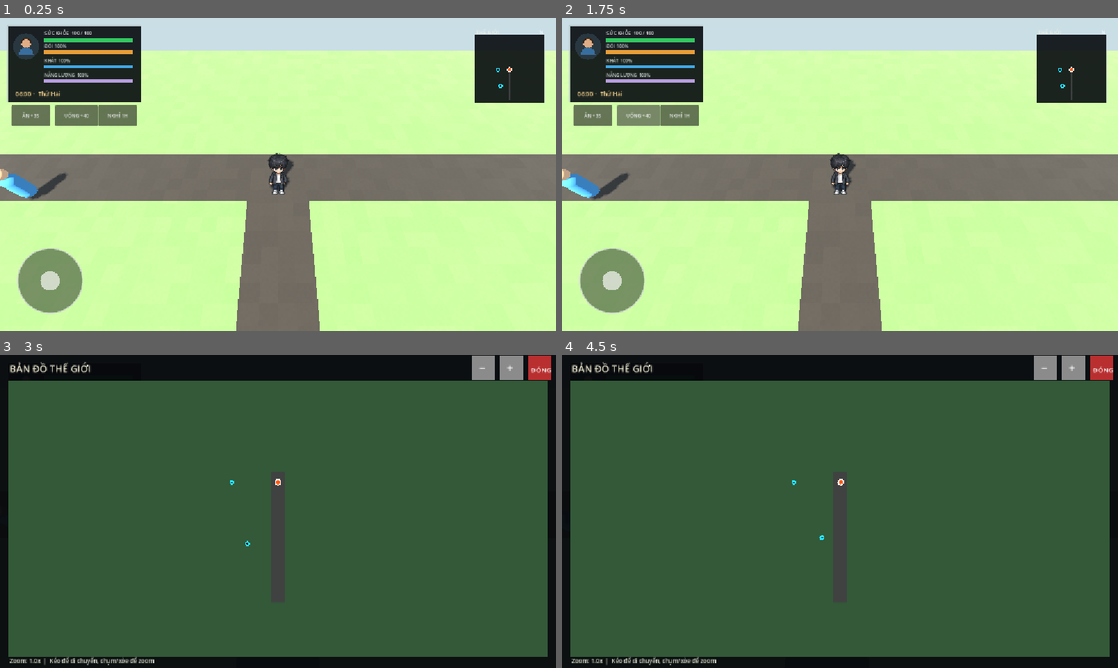
Above: before the commit, frames 1-4 (two rows, left to right).
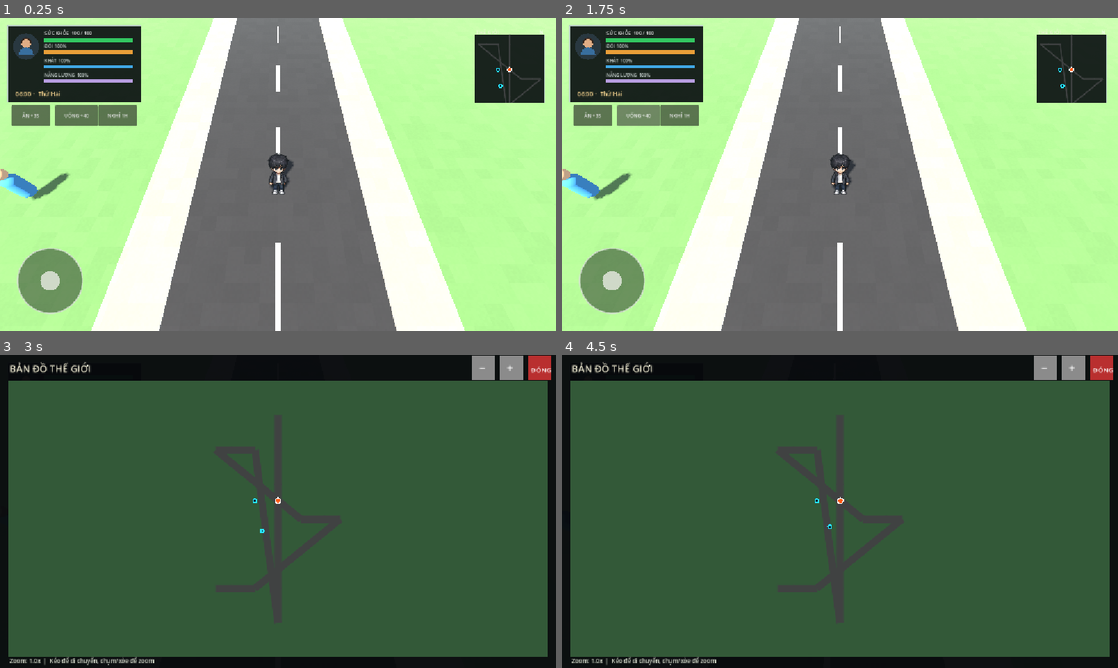
Above: after the commit, the same moments.

Repository: aohmn/GameDemo
Game: Godot game, scene res://scenes/boot/boot.tscn
Two runs of this game, one before a commit and one after it. Both use one fixed random seed, a clock stepped at 60 frames per second and the inputs below.
Inputs (mouse positions are in pixels of both pictures, inside the frame that each line leads up to):
- Up to frame 1 (0.25 s): no input
- Up to frame 2 (1.75 s): click "ĂN +35" at 0.5 s; click "UỐNG +40" at 1.25 s
- Up to frame 3 (3 s): click "NGHỈ 1H" at 2 s; tap Enter at 2.75 s; drag from (511, 401) to (333, 442) at 2.77 s
- Up to frame 4 (4.5 s): tap Space at 3.5 s; drag from (728, 527) to (812, 574) at 3.52 s; tap Enter at 4.25 s; move the mouse to (895, 442) at 4.27 s; hold Right (ui_right) from 4.28 s (still down)

The runs differ from the first frame. In frame 1, 49% of the frame differs, in the area x 0-100%, y 0-100%; in frame 2, 49%; in frame 3, less than 0.1%; in frame 4, less than 0.1%.

Commit message:
feat(world): MapLayout va dung hub khu dan cu pho chinh hem cut

Diff:
--- a/world/map/areas/hub_map_area.gd
+++ b/world/map/areas/hub_map_area.gd
@@ -1,61 +1,96 @@
-## HubMapArea — bản đồ trung tâm (khu dân cư), 40×40m.
-## Chỉ: nền + đường chính + đường dọc (RoadSpine) + lối chuyển sang Hồ câu.
-## Không có nhà, cây hay công trình khác.
+## HubMapArea — bản đồ trung tâm (khu dân cư), kích thước ~110m (x) x 120m (z).
+## Bố cục kiểu PHỐ CHÍNH + HẺM CỤT, dựng hoàn toàn dựa trên dữ liệu MapLayout.
+## Cung cấp: map_bounds, get_road_points(), get_buildings() (id -> door_point).
 extends MapArea
 class_name HubMapArea
 
+const HUB_LAYOUT_PATH: String = "res://world/map/data/hub_layout.tres"
+
+var _layout_res: MapLayout = null
+
+
+func _get_layout() -> MapLayout:
+	if _layout_res == null:
+		var res: Resource = load(HUB_LAYOUT_PATH)
+		if res is MapLayout:
+			_layout_res = res
+	return _layout_res
+
+
+func _init() -> void:
+	var layout := _get_layout()
+	if layout != null:
+		map_bounds = layout.bounds
+	else:
+		map_bounds = Rect2(-55.0, -60.0, 110.0, 120.0)
+
 
 func get_entry_point() -> Vector3:
-	return Vector3(0.0, 0.05, -8.0)
+	return Vector3(0.0, 0.08, -8.0)
 
 
 func get_spawn_points() -> Dictionary:
 	return {
-		"hub_entry": Vector3(0.0, 0.05, -8.0),
-		"from_lake": Vector3(0.0, 0.05, 8.5),
+		"hub_entry": Vector3(0.0, 0.08, -8.0),
+		"from_lake": Vector3(0.0, 0.08, 41.0),
 	}
 
 
 func get_road_points() -> Array[Vector2]:
+	# Đồ thị waypoints dẫn đường theo phố chính và 3 nhánh hẻm
 	return [
-		Vector2(0.0, -10.25), Vector2(0.0, -7.75),
-		Vector2(0.0, -8.0), Vector2(0.0, 2.0),
-		Vector2(0.0, 12.0), Vector2(0.0, 18.0),
+		# Phố chính (z từ -45 đến 45)
+		Vector2(0.0, -45.0),
+		Vector2(0.0, -30.0),
+		Vector2(0.0, -15.0),
+		Vector2(0.0, 0.0),
+		Vector2(0.0, 15.0),
+		Vector2(0.0, 30.0),
+		Vector2(0.0, 45.0),
+		# Hẻm 1 (z = -30, rẽ tây x < 0)
+		Vector2(-10.0, -30.0),
+		Vector2(-20.0, -30.0),
+		Vector2(-27.0, -30.0),
+		# Hẻm 2 (z = 0, rẽ đông x > 0)
+		Vector2(10.0, 0.0),
+		Vector2(20.0, 0.0),
+		Vector2(27.0, 0.0),
+		# Hẻm 3 (z = 30, rẽ tây x < 0)
+		Vector2(-10.0, 30.0),
+		Vector2(-20.0, 30.0),
+		Vector2(-27.0, 30.0),
 	]
 
 
+func get_buildings() -> Dictionary:
+	var result: Dictionary = {}
+	var layout := _get_layout()
+	if layout != null:
+		for building: BuildingSpec in layout.buildings:
+			result[building.id] = building.door_point
+	return result
+
+
 func build_content() -> void:
-	GroundBuilder.build([
-		{
-			"name": "HubGround",
-			"size": Vector3(40.0, 0.5, 40.0),
-			"position": Vector3(0.0, -0.25, 0.0),
-			"color": Color(0.36, 0.50, 0.30),
-		}
-	], self)
+	var layout := _get_layout()
+	if layout == null:
+		push_error("[HubMapArea] Thiếu dữ liệu hub_layout.tres!")
+		return
 
-	RoadBuilder.build([
-		{
-			"name": "RoadMain",
-			"size": Vector3(36.0, 0.10, 2.5),
-			"position": Vector3(0.0, 0.0, -9.0),
-			"color": Color(0.2, 0.19, 0.18),
-		},
-		{
-			"name": "RoadSpine",
-			"size": Vector3(2.5, 0.10, 26.0),
-			"position": Vector3(0.0, 0.0, 5.0),
-			"color": Color(0.2, 0.19, 0.18),
-		},
-	], self)
+	map_bounds = layout.bounds
 
-	TransitionBuilder.build([
-		{
-			"name": "ToLake",
-			"position": Vector3(0.0, 1.0, 4.0),
-			"size": Vector3(5.0, 3.0, 5.0),
-			"sign_text": "Hồ câu",
-			"dest_scene": "res://world/map/scenes/fishing_lake_map.tscn",
-			"dest_spawn": "from_hub",
-		},
-	], self, Callable(self, "_on_transition_entered"))
+	# 1. Dựng nền, lòng đường, vỉa hè, gờ lề và vạch kẻ từ MapLayout
+	RoadBuilder.build_from_layout(layout, self)
+
+	# 2. Dựng cổng chuyển map từ layout.gates
+	for gate: GateSpec in layout.gates:
+		TransitionBuilder.build([
+			{
+				"name": gate.name,
+				"position": gate.position,
+				"size": gate.size,
+				"sign_text": gate.sign_text,
+				"dest_scene": gate.dest_scene,
+				"dest_spawn": gate.dest_spawn,
+			}
+		], self, Callable(self, "_on_transition_entered"))
--- a/world/map/areas/map_area.gd
+++ b/world/map/areas/map_area.gd
@@ -1,6 +1,7 @@
 ## MapArea: base class cho mọi map/khu vực.
 ## Quyền: data spawn của Player (get_entry_point, get_spawn_points), road points
 ## cho WorldNavigation, transition points, recovery Player khi rơi.
+## Cung cấp: map_bounds, get_road_points(), get_buildings() (id -> door_point).
 ## Nội dung khu vực do subclass dựng qua content builders.
 extends Node3D
 class_name MapArea
@@ -13,6 +14,7 @@
 
 
 func _ready() -> void:
+	add_to_group("MapArea")
 	EventBus.subscribe(WorldEvents.PLAYER_RECOVERY_REQUESTED, _on_player_recovery_requested)
 	WorldNavigation.set_graph(get_road_points())
 	build_content()
@@ -42,6 +44,11 @@
 ## Waypoints đường đi cho WorldNavigation (AStar2D), x,z theo thế giới.
 func get_road_points() -> Array[Vector2]:
 	return []
+
+
+## Danh sách công trình trong khu vực: Dictionary có khóa là id (String), giá trị là door_point (Vector3).
+func get_buildings() -> Dictionary:
+	return {}
 
 
 func _on_player_recovery_requested(payload: Dictionary) -> void:
--- a/world/map/content/roads/road_builder.gd
+++ b/world/map/content/roads/road_builder.gd
@@ -1,7 +1,300 @@
-## Road (vỉa hè): đường vuông góc + collision. Tái sử dụng từ map_controller (cũ).
+## RoadBuilder: Dựng đường, vỉa hè, vạch kẻ đường, nền từ MapLayout.
+## Quy định độ cao mặt trên (m):
+## - Nền đất (Ground): 0.00
+## - Gờ lề (Curb): 0.04
+## - Lòng đường (Road): 0.05
+## - Vạch sơn (Marking): 0.062
+## - Vỉa hè (Sidewalk): 0.08
+## Đảm bảo: Không để hai khối khác màu cùng độ cao. Mọi mặt đi được đều có collision.
 extends RefCounted
 class_name RoadBuilder
 
+const SURFACE_SHADER: Shader = preload("res://world/map/shaders/procedural_surface.gdshader")
+
+## Độ dày các khối hình học (để collision và mặt hiển thị ổn định, tâm đặt ở Y - dày/2)
+const GROUND_TOP_Y: float = 0.00
+const CURB_TOP_Y: float = 0.04
+const ROAD_TOP_Y: float = 0.05
+const MARKING_TOP_Y: float = 0.062
+const SIDEWALK_TOP_Y: float = 0.08
+const SLAB_THICKNESS: float = 0.40
+
+const COLOR_GROUND: Color = Color(0.32, 0.45, 0.28)
+const COLOR_ROAD: Color = Color(0.18, 0.18, 0.19)
+const COLOR_CURB: Color = Color(0.38, 0.38, 0.39)
+const COLOR_SIDEWALK: Color = Color(0.48, 0.47, 0.45)
+const COLOR_MARKING_WHITE: Color = Color(0.92, 0.92, 0.90)
+const COLOR_MARKING_YELLOW: Color = Color(0.92, 0.78, 0.15)
+
+
+## Dựng toàn bộ hạ tầng đường bộ từ MapLayout.
+static func build_from_layout(layout: MapLayout, parent: Node3D) -> void:
+	if layout == null:
+		return
+
+	# 1. Dựng nền đất tổng thể phủ toàn bộ map bounds
+	_build_ground(layout.bounds, parent)
+
+	# 2. Dựng từng tuyến đường, vỉa hè và vạch kẻ
+	for road: RoadSpec in layout.roads:
+		_build_road_spec(road, parent)
+
+
+## Khối nền đất bao quanh
+static func _build_ground(bounds: Rect2, parent: Node3D) -> void:
+	var center_x := bounds.position.x + bounds.size.x * 0.5
+	var center_z := bounds.position.y + bounds.size.y * 0.5
+	var size_x := bounds.size.x
+	var size_z := bounds.size.y
+	_create_slab("GroundBase", parent, Vector3(center_x, GROUND_TOP_Y, center_z), Vector2(size_x, size_z), COLOR_GROUND, true)
+
+
+## Dựng một RoadSpec (phố chính, hẻm cụt, quảng trường)
+static func _build_road_spec(road: RoadSpec, parent: Node3D) -> void:
+	var start := road.start_point
+	var end := road.end_point
+	var dir := end - start
+	var length := dir.length()
+	if length < 0.001:
+		return
+
+	var center_2d := (start + end) * 0.5
+	var road_width := road.width
+
+	if road.kind == "plaza":
+		# Quảng trường: lòng đường phẳng rộng 24m, có vỉa hè bao quanh 2m
+		_create_slab(
+			road.id + "_Surface",
+			parent,
+			Vector3(center_2d.x, ROAD_TOP_Y, center_2d.y),
+			Vector2(road_width, length),
+			COLOR_ROAD,
+			true
+		)
+		# Vỉa hè phía đông và tây của quảng trường
+		_create_slab(
+			road.id + "_Sidewalk_W",
+			parent,
+			Vector3(center_2d.x - road_width * 0.5 - 1.0, SIDEWALK_TOP_Y, center_2d.y),
+			Vector2(2.0, length),
+			COLOR_SIDEWALK,
+			true
+		)
+		_create_slab(
+			road.id + "_Sidewalk_E",
+			parent,
+			Vector3(center_2d.x + road_width * 0.5 + 1.0, SIDEWALK_TOP_Y, center_2d.y),
+			Vector2(2.0, length),
+			COLOR_SIDEWALK,
+			true
+		)
+		# Gờ lề
+		_create_slab(
+			road.id + "_Curb_W",
+			parent,
+			Vector3(center_2d.x - road_width * 0.5 + 0.075, CURB_TOP_Y, center_2d.y),
+			Vector2(0.15, length),
+			COLOR_CURB,
+			false
+		)
+		_create_slab(
+			road.id + "_Curb_E",
+			parent,
+			Vector3(center_2d.x + road_width * 0.5 - 0.075, CURB_TOP_Y, center_2d.y),
+			Vector2(0.15, length),
+			COLOR_CURB,
+			false
+		)
+		return
+
+	# Tuyến đường thẳng (dọc theo trục z hoặc ngang theo trục x)
+	var is_vertical := absf(dir.y) >= absf(dir.x)
+
+	if is_vertical:
+		# Đường chạy dọc trục Z (ví dụ: Phố chính)
+		# Lòng đường
+		_create_slab(
+			road.id + "_Road",
+			parent,
+			Vector3(center_2d.x, ROAD_TOP_Y, center_2d.y),
+			Vector2(road_width, length),
+			COLOR_ROAD,
+			true
+		)
+
+		# Vỉa hè hai bên (mỗi bên rộng 2m đối với phố chính, 1m đối với hẻm nếu có)
+		var sidewalk_w := 2.0 if road.kind == "main" else 1.0
+		var sw_offset := road_width * 0.5 + sidewalk_w * 0.5
+
+		_create_slab(
+			road.id + "_Sidewalk_W",
+			parent,
+			Vector3(center_2d.x - sw_offset, SIDEWALK_TOP_Y, center_2d.y),
+			Vector2(sidewalk_w, length),
+			COLOR_SIDEWALK,
+			true
+		)
+		_create_slab(
+			road.id + "_Sidewalk_E",
+			parent,
+			Vector3(center_2d.x + sw_offset, SIDEWALK_TOP_Y, center_2d.y),
+			Vector2(sidewalk_w, length),
+			COLOR_SIDEWALK,
+			true
+		)
+
+		# Gờ lề (curb) mép vỉa hè tiếp giáp lòng đường
+		_create_slab(
+			road.id + "_Curb_W",
+			parent,
+			Vector3(center_2d.x - road_width * 0.5 + 0.075, CURB_TOP_Y, center_2d.y),
+			Vector2(0.15, length),
+			COLOR_CURB,
+			false
+		)
+		_create_slab(
+			road.id + "_Curb_E",
+			parent,
+			Vector3(center_2d.x + road_width * 0.5 - 0.075, CURB_TOP_Y, center_2d.y),
+			Vector2(0.15, length),
+			COLOR_CURB,
+			false
+		)
+
+		# Vạch sơn tim đường đứt đoạn (chỉ trên phố chính)
+		if road.kind == "main":
+			_build_road_stripes_vertical(road.id, center_2d.x, start.y, end.y, parent)
+
+	else:
+		# Đường chạy ngang trục X (ví dụ: Hẻm cụt)
+		# Lòng đường
+		_create_slab(
+			road.id + "_Road",
+			parent,
+			Vector3(center_2d.x, ROAD_TOP_Y, center_2d.y),
+			Vector2(length, road_width),
+			COLOR_ROAD,
+			true
+		)
+
+		# Vỉa hè hẻm hai bên (rộng 1m)
+		var sw_w := 1.0
+		var sw_off := road_width * 0.5 + sw_w * 0.5
+
+		_create_slab(
+			road.id + "_Sidewalk_N",
+			parent,
+			Vector3(center_2d.x, SIDEWALK_TOP_Y, center_2d.y - sw_off),
+			Vector2(length, sw_w),
+			COLOR_SIDEWALK,
+			true
+		)
+		_create_slab(
+			road.id + "_Sidewalk_S",
+			parent,
+			Vector3(center_2d.x, SIDEWALK_TOP_Y, center_2d.y + sw_off),
+			Vector2(length, sw_w),
+			COLOR_SIDEWALK,
+			true
+		)
+
+		# Gờ lề hẻm
+		_create_slab(
+			road.id + "_Curb_N",
+			parent,
+			Vector3(center_2d.x, CURB_TOP_Y, center_2d.y - road_width * 0.5 + 0.075),
+			Vector2(length, 0.15),
+			COLOR_CURB,
+			false
+		)
+		_create_slab(
+			road.id + "_Curb_S",
+			parent,
+			Vector3(center_2d.x, CURB_TOP_Y, center_2d.y + road_width * 0.5 - 0.075),
+			Vector2(length, 0.15),
+			COLOR_CURB,
+			false
+		)
+
+
+## Dựng vạch kẻ tim đường đứt đoạn cho đường dọc
+static func _build_road_stripes_vertical(prefix: String, x_pos: float, z_start: float, z_end: float, parent: Node3D) -> void:
+	var min_z := minf(z_start, z_end)
+	var max_z := maxf(z_start, z_end)
+	var stripe_len := 3.0
+	var gap_len := 3.0
+	var current_z := min_z + 2.0
+	var stripe_index := 0
+
+	while current_z + stripe_len <= max_z - 2.0:
+		var stripe_center_z := current_z + stripe_len * 0.5
+		_create_slab(
+			prefix + "_Stripe_%d" % stripe_index,
+			parent,
+			Vector3(x_pos, MARKING_TOP_Y, stripe_center_z),
+			Vector2(0.20, stripe_len),
+			COLOR_MARKING_WHITE,
+			false
+		)
+		current_z += stripe_len + gap_len
+		stripe_index += 1
+
+
+## Tạo một phiến slab 3D với MeshInstance3D và StaticBody3D collision tùy chọn
+static func _create_slab(
+	slab_name: String,
+	parent: Node3D,
+	top_center: Vector3,
+	size_2d: Vector2,
+	color: Color,
+	has_collision: bool
+) -> void:
+	var box_size := Vector3(size_2d.x, SLAB_THICKNESS, size_2d.y)
+	var box_center := Vector3(top_center.x, top_center.y - SLAB_THICKNESS * 0.5, top_center.z)
+
+	var node_root: Node3D
+	if has_collision:
+		var body := StaticBody3D.new()
+		body.name = slab_name
+		body.position = box_center
+
+		var col_shape := CollisionShape3D.new()
+		var box_shape := BoxShape3D.new()
+		box_shape.size = box_size
+		col_shape.shape = box_shape
+		body.add_child(col_shape)
+
+		var mesh_inst := _make_box_mesh(box_size, Vector3.ZERO, color)
+		mesh_inst.name = slab_name + "Mesh"
+		body.add_child(mesh_inst)
+
+		parent.add_child(body)
+	else:
+		var mesh_inst := _make_box_mesh(box_size, box_center, color)
+		mesh_inst.name = slab_name
+		parent.add_child(mesh_inst)
+
+
+static func _make_box_mesh(box_size: Vector3, local_pos: Vector3, color: Color) -> MeshInstance3D:
+	var mesh := BoxMesh.new()
+	mesh.size = box_size
+	var inst := MeshInstance3D.new()
+	inst.mesh = mesh
+	inst.position = local_pos
+	inst.material_override = _make_material(color)
+	return inst
+
+
+static func _make_material(color: Color) -> ShaderMaterial:
+	var mat := ShaderMaterial.new()
+	mat.shader = SURFACE_SHADER
+	mat.set_shader_parameter("base_color", color)
+	mat.set_shader_parameter("roughness_value", 0.88)
+	mat.set_shader_parameter("surface_detail", 0.018)
+	return mat
+
+
+## Tương thích ngược: Cho phép gọi build() dạng từ điển cũ nếu còn nơi sử dụng.
 static func build(specs: Array[Dictionary], parent: Node3D) -> void:
 	for i in range(specs.size()):
 		var spec: Dictionary = specs[i]
@@ -9,7 +302,8 @@
 		body.name = spec["name"]
 		body.position = spec["position"]
 
-		var mesh := _make_box_node(spec["name"] + "Mesh", spec["size"], Vector3.ZERO, spec["color"])
+		var mesh := _make_box_mesh(spec["size"], Vector3.ZERO, spec["color"])
+		mesh.name = spec["name"] + "Mesh"
 		body.add_child(mesh)
 
 		var collision := CollisionShape3D.new()
@@ -18,23 +312,3 @@
 		collision.shape = shape
 		body.add_child(collision)
 		parent.add_child(body)
-
-
-static func _make_box_node(object_name: String, box_size: Vector3, local_position: Vector3, color: Color) -> MeshInstance3D:
-	var mesh := BoxMesh.new()
-	mesh.size = box_size
-	var instance := MeshInstance3D.new()
-	instance.name = object_name
-	instance.mesh = mesh
-	instance.position = local_position
-	instance.material_override = _make_material(color)
-	return instance
-
-
-static func _make_material(color: Color) -> ShaderMaterial:
-	var material := ShaderMaterial.new()
-	material.shader = preload("res://world/map/shaders/procedural_surface.gdshader")
-	material.set_shader_parameter("base_color", color)
-	material.set_shader_parameter("roughness_value", 0.88)
-	material.set_shader_parameter("surface_detail", 0.018)
-	return material
--- /dev/null
+++ b/world/map/data/hub_layout.tres
@@ -0,0 +1,83 @@
+[gd_resource type="Resource" script_class="MapLayout" format=3]
+
+[ext_resource type="Script" path="res://world/map/layout/building_spec.gd" id="1_cu55m"]
+[ext_resource type="Script" path="res://world/map/layout/gate_spec.gd" id="2_fdj64"]
+[ext_resource type="Script" path="res://world/map/layout/lot_spec.gd" id="3_udalt"]
+[ext_resource type="Script" path="res://world/map/layout/road_spec.gd" id="4_bi0l0"]
+[ext_resource type="Script" path="res://world/map/layout/map_layout.gd" id="5_s16wr"]
+
+[sub_resource type="Resource" id="Resource_l4f8y"]
+script = ExtResource("2_fdj64")
+id = "gate_to_lake"
+name = "ToLake"
+position = Vector3(0, 1, 46.5)
+size = Vector3(7, 3, 3)
+sign_text = "Hồ câu"
+dest_scene = "res://world/map/scenes/fishing_lake_map.tscn"
+dest_spawn = "from_hub"
+
+[sub_resource type="Resource" id="Resource_idfxb"]
+script = ExtResource("3_udalt")
+id = "lot_main_w1"
+rect = Rect2(-15.5, -25, 10, 10)
+
+[sub_resource type="Resource" id="Resource_poh8i"]
+script = ExtResource("3_udalt")
+id = "lot_main_e1"
+rect = Rect2(5.5, -25, 10, 10)
+facing = "west"
+
+[sub_resource type="Resource" id="Resource_toe35"]
+script = ExtResource("3_udalt")
+id = "lot_alley1_n1"
+rect = Rect2(-25.5, -40, 10, 8)
+facing = "south"
+
+[sub_resource type="Resource" id="Resource_uj3re"]
+script = ExtResource("3_udalt")
+id = "lot_alley2_s1"
+rect = Rect2(15.5, 2, 10, 8)
+facing = "north"
+
+[sub_resource type="Resource" id="Resource_1177o"]
+script = ExtResource("4_bi0l0")
+id = "road_main"
+start_point = Vector2(0, -50)
+end_point = Vector2(0, 50)
+
+[sub_resource type="Resource" id="Resource_7xsgp"]
+script = ExtResource("4_bi0l0")
+id = "alley_west_1"
+kind = "alley"
+start_point = Vector2(0, -30)
+end_point = Vector2(-28.5, -30)
+width = 3.5
+
+[sub_resource type="Resource" id="Resource_m51vc"]
+script = ExtResource("4_bi0l0")
+id = "alley_east_2"
+kind = "alley"
+end_point = Vector2(28.5, 0)
+width = 3.5
+
+[sub_resource type="Resource" id="Resource_u8jv1"]
+script = ExtResource("4_bi0l0")
+id = "alley_west_3"
+kind = "alley"
+start_point = Vector2(0, 30)
+end_point = Vector2(-28.5, 30)
+width = 3.5
+
+[sub_resource type="Resource" id="Resource_p50pe"]
+script = ExtResource("4_bi0l0")
+id = "plaza_north"
+kind = "plaza"
+start_point = Vector2(0, -48)
+end_point = Vector2(0, -38)
+width = 24.0
+
+[resource]
+script = ExtResource("5_s16wr")
+roads = Array[ExtResource("4_bi0l0")]([SubResource("Resource_1177o"), SubResource("Resource_7xsgp"), SubResource("Resource_m51vc"), SubResource("Resource_u8jv1"), SubResource("Resource_p50pe")])
+lots = Array[ExtResource("3_udalt")]([SubResource("Resource_idfxb"), SubResource("Resource_poh8i"), SubResource("Resource_toe35"), SubResource("Resource_uj3re")])
+gates = Array[ExtResource("2_fdj64")]([SubResource("Resource_l4f8y")])
--- /dev/null
+++ b/world/map/layout/building_spec.gd
@@ -0,0 +1,12 @@
+## BuildingSpec: Đặc tả công trình/nhà trong MapLayout.
+extends Resource
+class_name BuildingSpec
+
+@export var id: String = ""
+@export var type: String = "residential"
+@export var lot_id: String = ""
+@export var floors: int = 1
+@export var color: Color = Color(0.8, 0.8, 0.8)
+@export var sign_text: String = ""
+## Điểm cửa nằm ngoài tường, trên vỉa hè.
+@export var door_point: Vector3 = Vector3.ZERO
--- /dev/null
+++ b/world/map/layout/gate_spec.gd
@@ -0,0 +1,11 @@
+## GateSpec: Đặc tả cổng chuyển map trong MapLayout.
+extends Resource
+class_name GateSpec
+
+@export var id: String = ""
+@export var name: String = ""
+@export var position: Vector3 = Vector3.ZERO
+@export var size: Vector3 = Vector3(5.0, 3.0, 5.0)
+@export var sign_text: String = ""
+@export var dest_scene: String = ""
+@export var dest_spawn: String = ""
--- /dev/null
+++ b/world/map/layout/lot_spec.gd
@@ -0,0 +1,8 @@
+## LotSpec: Đặc tả lô đất trong MapLayout.
+extends Resource
+class_name LotSpec
+
+@export var id: String = ""
+@export var rect: Rect2 = Rect2()
+## Hướng mặt tiền tiếp giáp đường: "north", "south", "east", "west".
+@export var facing: String = "east"
--- /dev/null
+++ b/world/map/layout/map_layout.gd
@@ -0,0 +1,9 @@
+## MapLayout: Bố cục tổng thể của một bản đồ.
+extends Resource
+class_name MapLayout
+
+@export var bounds: Rect2 = Rect2(-55, -60, 110, 120)
+@export var roads: Array[RoadSpec] = []
+@export var lots: Array[LotSpec] = []
+@export var buildings: Array[BuildingSpec] = []
+@export var gates: Array[GateSpec] = []
--- /dev/null
+++ b/world/map/layout/road_spec.gd
@@ -0,0 +1,10 @@
+## RoadSpec: Đặc tả đoạn đường trong MapLayout.
+extends Resource
+class_name RoadSpec
+
+@export var id: String = ""
+## Loại đường: "main" (phố chính), "alley" (hẻm), "plaza" (quảng trường).
+@export var kind: String = "main"
+@export var start_point: Vector2 = Vector2.ZERO
+@export var end_point: Vector2 = Vector2.ZERO
+@export var width: float = 7.0
Not shown, changed: CHANGELOG.md
